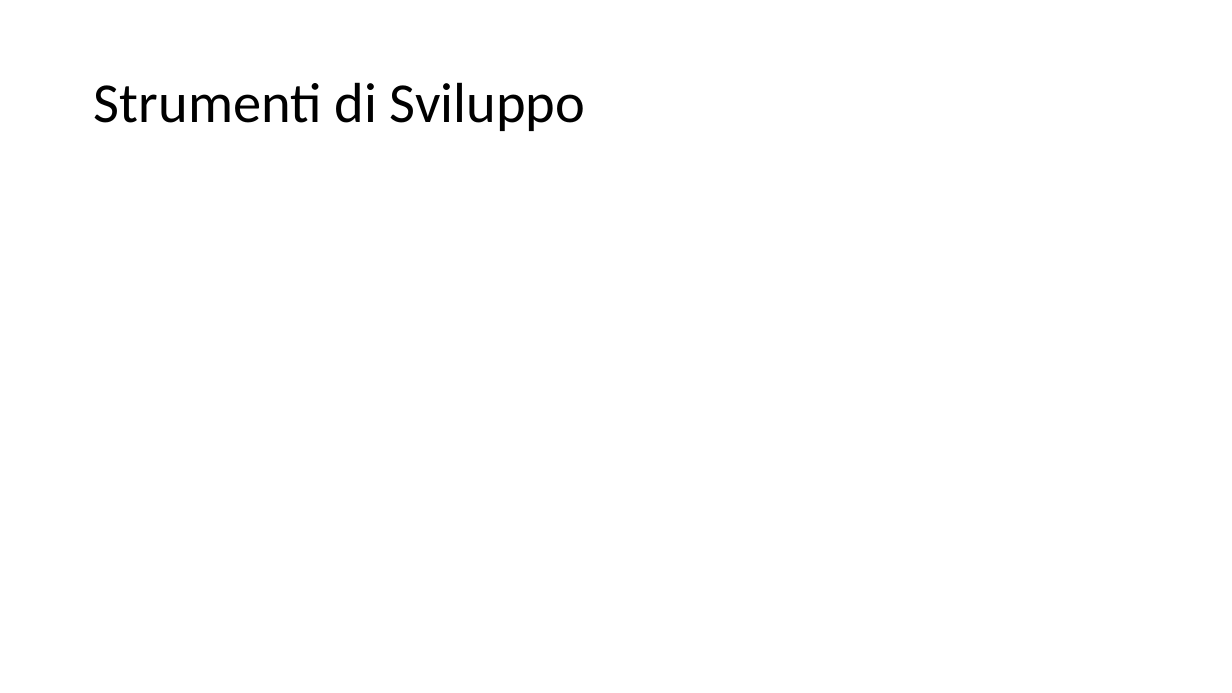
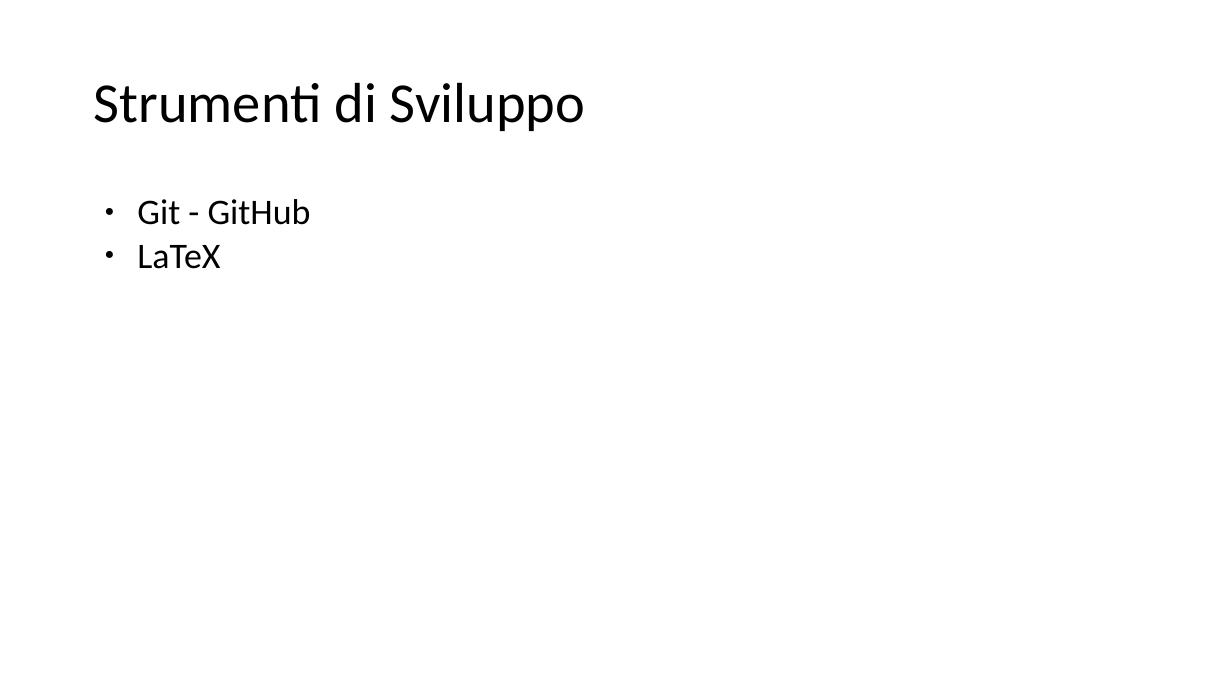
Before and after one commit to KaleidosCodeTeam/SWEDesigner, a slide deck: slide 4 of Presentazione/KaleidosCode - NdP.pptx (slide 3 before the commit). Drawn at 1232x693 pixels with LibreOffice and Linux fonts; fonts in the diff are those of the drawing. Boxes give left, top, right and bottom in pixels: in the first picture for what was removed or moved away, otherwise in the second. Text is boxed around its words. In the diff, an @@ line names an element or a change of style, - is before the commit and + after.

```diff
--- a/Presentazione/KaleidosCode - NdP.pptx
+++ b/Presentazione/KaleidosCode - NdP.pptx
@@ text added at (137, 199, 311, 269), 28 pt, text #000000 @@
+● Git - GitHub
+● LaTeX
```
Also in this commit, not shown: 4 other slides changed, 1 other file.
